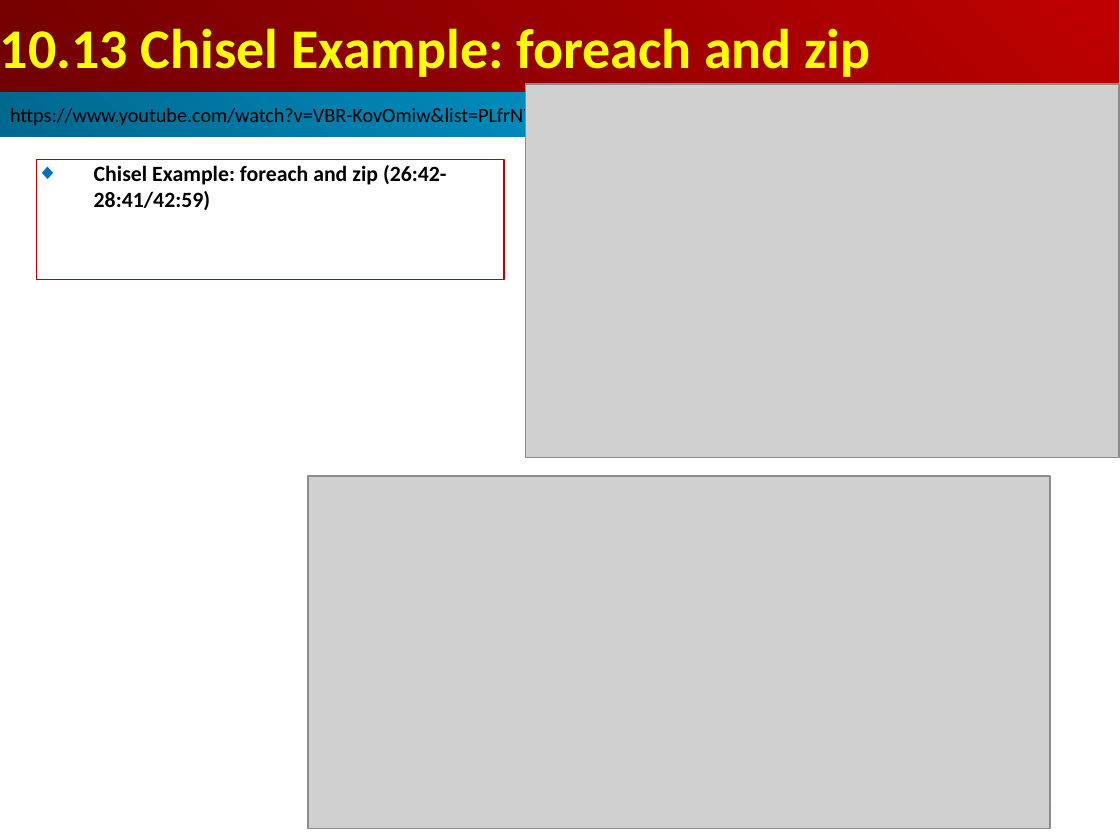
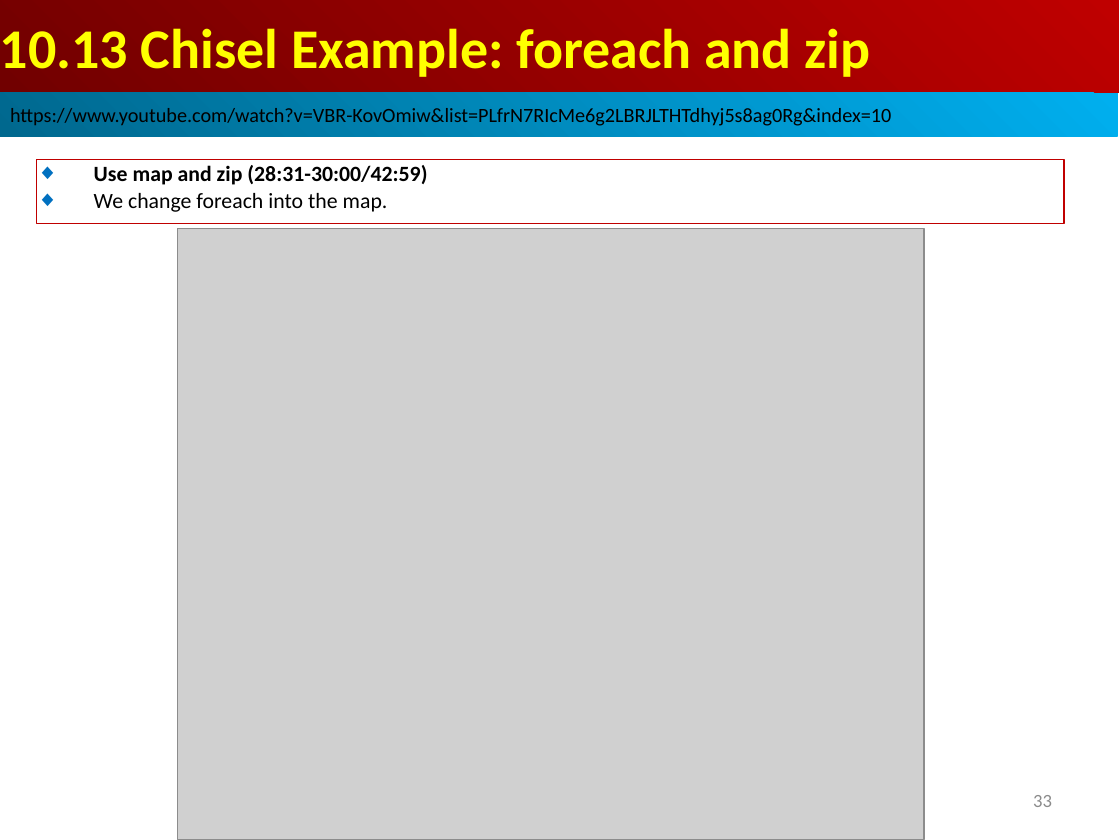
Before and after one commit to peterhchen/AIU_CS800_Chisel, a slide deck: slide 33 of 500_UCSC_HWD/010_IntroFP/000_Video/010.IntroFP.ppt (slide 31 before the commit). Drawn at 1120x840 pixels with LibreOffice and Linux fonts; fonts in the diff are those of the drawing; grey boxes stand for pictures. Boxes give left, top, right and bottom in pixels: in the first picture for what was removed or moved away, otherwise in the second. Text is boxed around its words. In the diff, an @@ line names an element or a change of style, - is before the commit and + after.

```diff
--- a/500_UCSC_HWD/010_IntroFP/000_Video/010.IntroFP.ppt
+++ b/500_UCSC_HWD/010_IntroFP/000_Video/010.IntroFP.ppt
@@ rectangle removed at bbox=[37, 159, 504, 280] @@
-◆ Chisel Example: foreach and zip (26:42-28:41/42:59)
@@ rectangle added at bbox=[37, 159, 1064, 224], outline #C00000 0.74 pt, 14 pt, text #000000, bold @@
+◆ Use map and zip (28:31-30:00/42:59)
+◆ We change foreach into the map.
@@ picture: place and size @@
-picture at bbox=[525, 84, 1119, 457]
+picture at bbox=[177, 228, 924, 840]
@@ picture removed at bbox=[308, 476, 1051, 829] @@
@@ page number at bbox=[1033, 795, 1052, 807]: text changed @@
-31
+33
```
Also in this commit, not shown: 1 other slide changed, 8 slides added.
